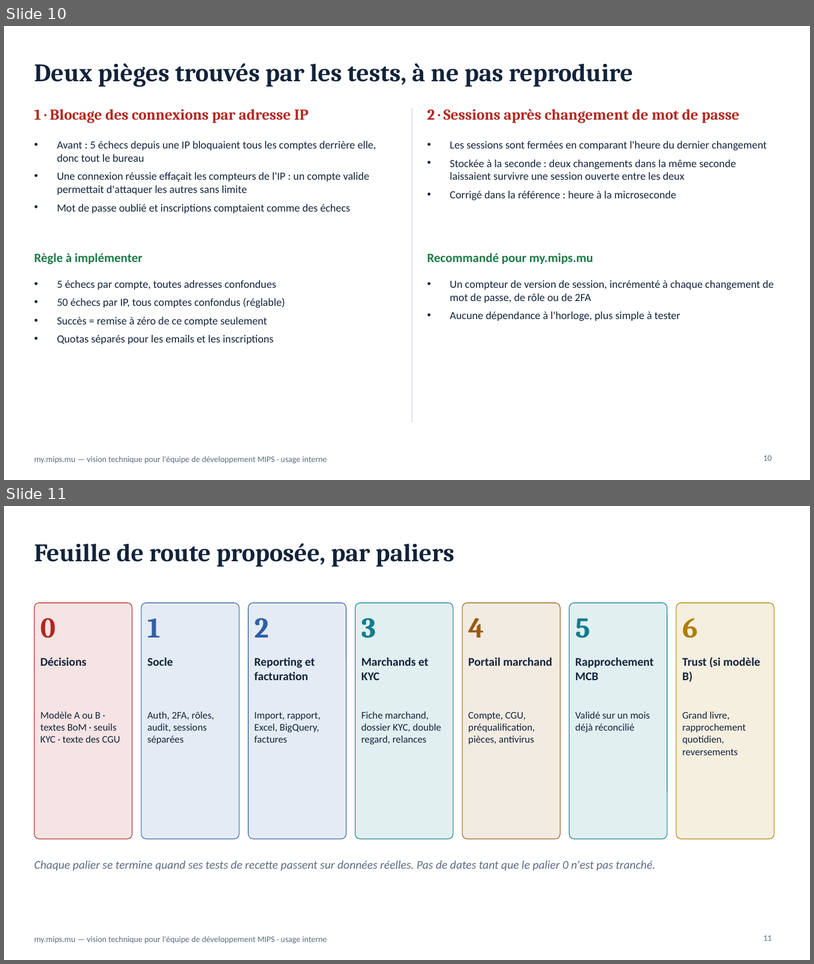
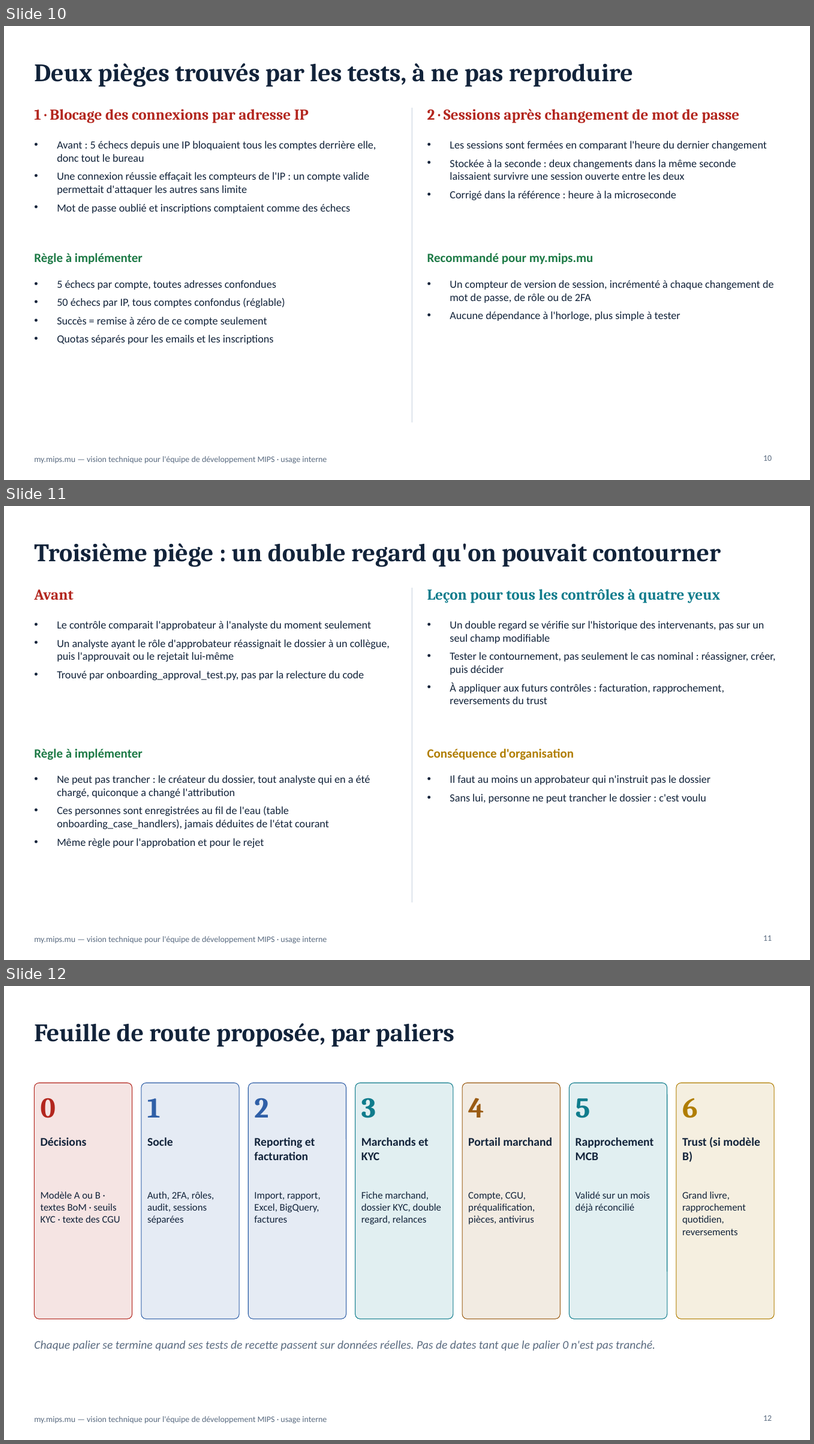
Before and after one commit to fmassonmips/mips-platform, a slide deck: outputs/recap/MIPS-vision-developpeurs.pptx. Shown one above the other, each under a label of ours: slides 10 and 11 before the commit, slides 10, 11 and 12 after it. The pictures are 814x964 and 814x1444 pixels, drawn with LibreOffice and Linux fonts; fonts in the diff are those of the drawing. Boxes give left, top, right and bottom in pixels: in the first picture for what was removed or moved away, otherwise in the second. Text is boxed around its words. In the diff, an @@ line names an element or a change of style, - is before the commit and + after.

```diff
--- a/outputs/recap/MIPS-vision-developpeurs.pptx
+++ b/outputs/recap/MIPS-vision-developpeurs.pptx
@@ slide 11 added at (x1=4, y1=506, x2=810, y2=960), background #FFFFFF; not listed: 1 template element that a slide beside it also shows @@
@@ title added at (x1=34, y1=543, x2=721, y2=567), 30 pt, text #12233A, bold @@
+Troisième piège : un double regard qu'on pouvait contourner
@@ text added at (x1=34, y1=589, x2=73, y2=600), 18 pt, text #B3261E, bold @@
+Avant
@@ line added from (413, 588) to (413, 902), #D5DDE7 1 pt @@
@@ text added at (x1=428, y1=589, x2=720, y2=603), 18 pt, text #0F7C8C, bold @@
+Leçon pour tous les contrôles à quatre yeux
@@ text added at (x1=57, y1=621, x2=390, y2=680), 13 pt, text #12233A @@
+• Le contrôle comparait l'approbateur à l'analyste du moment seulement
+• Un analyste ayant le rôle d'approbateur réassignait le dossier à un collègue, puis l'approuvait ou le rejetait lui-même
+• Trouvé par onboarding_approval_test.py, pas par la relecture du code
@@ text added at (x1=450, y1=621, x2=776, y2=704), 13 pt, text #12233A @@
+• Un double regard se vérifie sur l'historique des intervenants, pas sur un seul champ modifiable
+• Tester le contournement, pas seulement le cas nominal : réassigner, créer, puis décider
+• À appliquer aux futurs contrôles : facturation, rapprochement, reversements du trust
@@ text added at (x1=34, y1=748, x2=143, y2=760), 15 pt, text #1D7A46, bold @@
+Règle à implémenter
@@ text added at (x1=428, y1=748, x2=575, y2=760), 15 pt, text #B07D00, bold @@
+Conséquence d'organisation
@@ text added at (x1=57, y1=775, x2=371, y2=847), 13 pt, text #12233A @@
+• Ne peut pas trancher : le créateur du dossier, tout analyste qui en a été chargé, quiconque a changé l'attribution
+• Ces personnes sont enregistrées au fil de l'eau (table onboarding_case_handlers), jamais déduites de l'état courant
+• Même règle pour l'approbation et pour le rejet
@@ text added at (x1=450, y1=775, x2=711, y2=803), 13 pt, text #12233A @@
+• Il faut au moins un approbateur qui n'instruit pas le dossier
+• Sans lui, personne ne peut trancher le dossier : c'est voulu
@@ page number added at (x1=764, y1=935, x2=772, y2=940), 10 pt, text #5A6B80 @@
+11
@@ what was slide 11 is now slide 12 @@
@@ page number at (x1=764, y1=1415, x2=772, y2=1420): text changed @@
-11
+12
```
Also in this commit, not shown: 1 slide changed.
